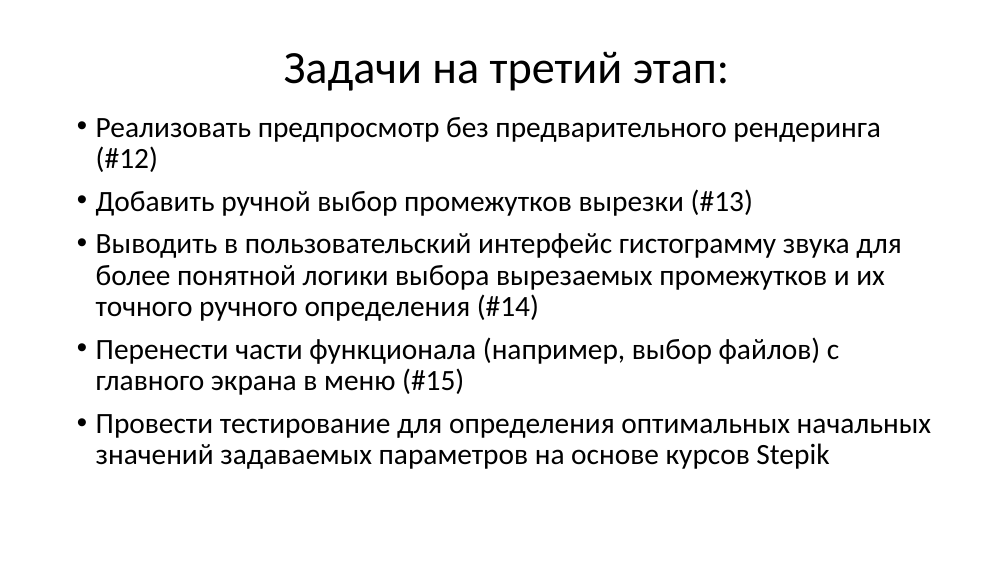
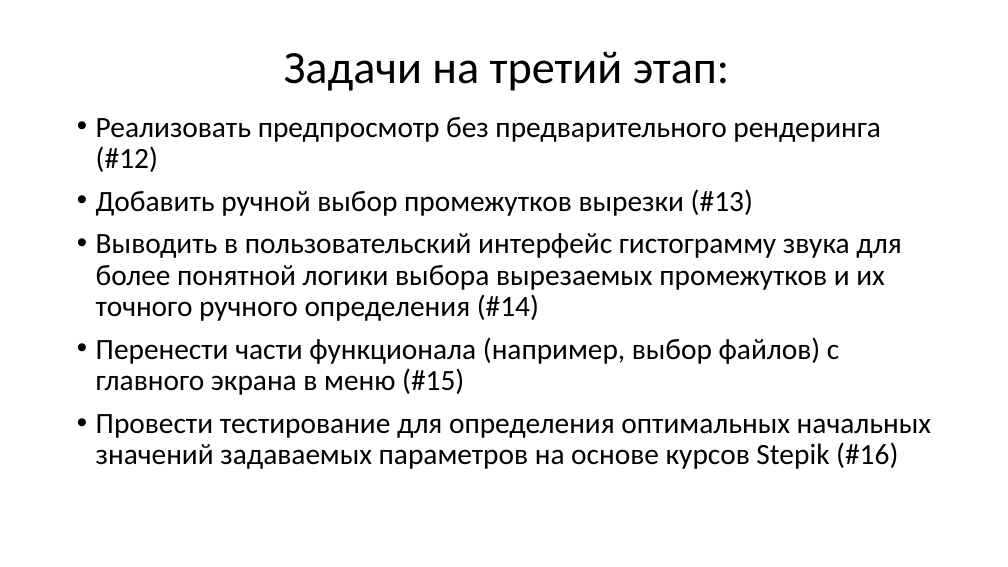
Before and after one commit to moevm/mse_automatic_pause_cutter_from_video, a slide deck: slide 6 of docs/step_2.pptx (slide 5 before the commit). Drawn at 1008x567 pixels with LibreOffice and Linux fonts; fonts in the diff are those of the drawing. Boxes give left, top, right and bottom in pixels: in the first picture for what was removed or moved away, otherwise in the second. Text is boxed around its words. In the diff, an @@ line names an element or a change of style, - is before the commit and + after.

```diff
--- a/docs/step_2.pptx
+++ b/docs/step_2.pptx
@@ text at (96,414,931,469): text changed @@
-• Провести тестирование для определения оптимальных начальных значений задаваемых параметров на основе курсов Stepik
+• Провести тестирование для определения оптимальных начальных значений задаваемых параметров на основе курсов Stepik (#16)
```
Also in this commit, not shown: 2 other slides changed, 1 slide added.
